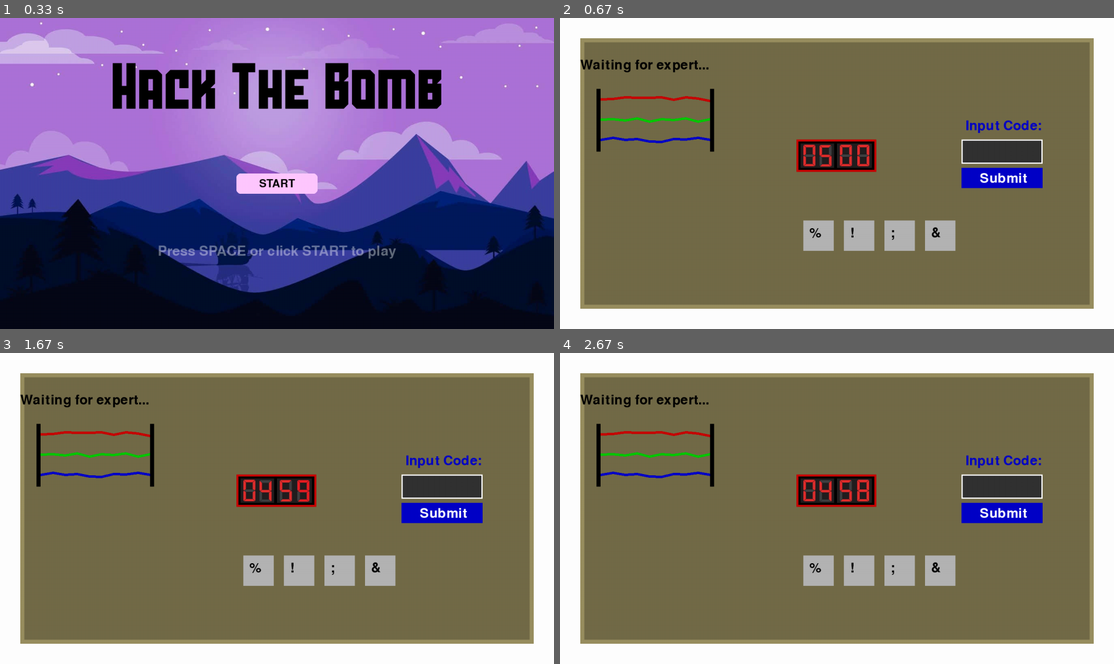
Above: before the commit, frames 1-4 (two rows, left to right).
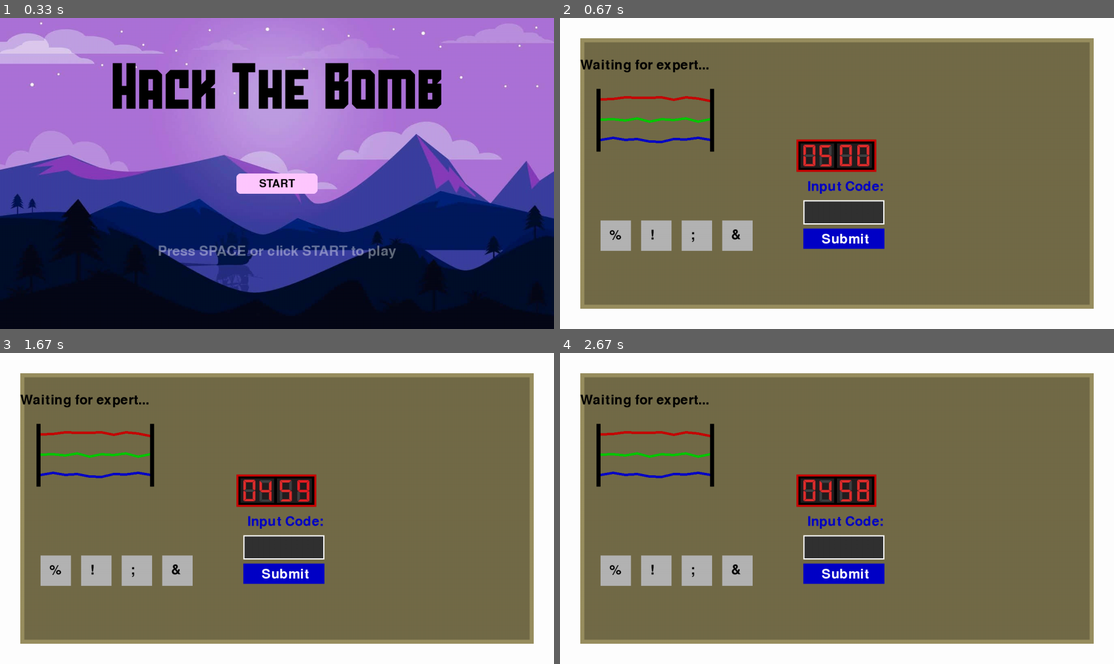
Above: after the commit, the same moments.

Repository: ShakH00/HackTheBomb
Game: pygame game, started from main.py
The game is run twice, just before and just after one commit, with the same random seed, the same clock (stepped at 60 frames per second) and the same inputs.
Inputs (mouse positions are in pixels of both pictures, inside the frame that each line leads up to):
- Up to frame 1 (0.33 s): no input
- Up to frame 2 (0.67 s): click (837, 173) at 0.38 s
- Up to frame 3 (1.67 s): click (282, 530) at 0.72 s
- Up to frame 4 (2.67 s): no input

Frame 1 is identical in both runs. In frame 2, 8.2% of the frame differs, in the area x 7-88%, y 32-75%; in frame 3, 8.2%; in frame 4, 8.2%.

Commit message:
update positions

Diff:
--- a/player1.py
+++ b/player1.py
@@ -73,7 +73,7 @@
 
 # Symbol Keypad Module
 symbols = ["%", "!", ";", "&"]
-symbol_positions = [(600, 500), (700, 500), (800, 500), (900, 500)]
+symbol_positions = [(100, 500), (200, 500), (300, 500), (400, 500)]
 print(game_state.correct_symbol_order)
 pressed_symbols = []
 symbols_completed = False
@@ -192,32 +192,32 @@
     for idx, symbol in enumerate(symbols):
         pygame.draw.rect(screen, GRAY, (symbol_positions[idx][0], symbol_positions[idx][1], 75, 75))
         text = font.render(symbol, True, BLACK)
-        screen.blit(text, (symbol_positions[idx][0] + 15, symbol_positions[idx][1] + 15))
+        screen.blit(text, (symbol_positions[idx][0] + 22, symbol_positions[idx][1] + 20))
 
     if symbols_completed:
         for idx, symbol in enumerate(symbols):
             pygame.draw.rect(screen, GREEN, (symbol_positions[idx][0], symbol_positions[idx][1], 75, 75))
             text = font.render(symbol, True, BLACK)
-            screen.blit(text, (symbol_positions[idx][0] + 15, symbol_positions[idx][1] + 15))
+            screen.blit(text, (symbol_positions[idx][0] + 22, symbol_positions[idx][1] + 22))
 
     # Draw Number Code Area
     bomb_code_text = font.render(f"Input Code:", True, BLUE)
-    screen.blit(bomb_code_text, (1000, 250))
+    screen.blit(bomb_code_text, (610, 400))
 
     # Draw input box for number entry
-    input_box = pygame.draw.rect(screen, GRAY if input_active else DARK_GRAY, (990, 300, 200, 60))
-    pygame.draw.rect(screen, WHITE, (990, 300, 200, 60), 3)
+    input_box = pygame.draw.rect(screen, GRAY if input_active else DARK_GRAY, (600, 450, 200, 60))
+    pygame.draw.rect(screen, WHITE, (600, 450, 200, 60), 3)
     input_text = font.render(player_input_code, True, WHITE)
-    screen.blit(input_text, (1000, 310))
+    screen.blit(input_text, (660, 465))
 
     # Draw Submit Button
-    submit_button = pygame.Rect(990, 370, 200, 50)
+    submit_button = pygame.Rect(600, 520, 200, 50)
     pygame.draw.rect(screen, BLUE, submit_button)
     submit_text = font.render("Submit", True, WHITE)
     screen.blit(submit_text, (submit_button.x + 45, submit_button.y + 10))
 
     if code_correct:
-        pygame.draw.rect(screen, GREEN, (990, 370, 200, 50))
+        pygame.draw.rect(screen, GREEN, (600, 520, 200, 50))
         screen.blit(submit_text, (submit_button.x + 45, submit_button.y + 10))
 
     # if time_reduced:
